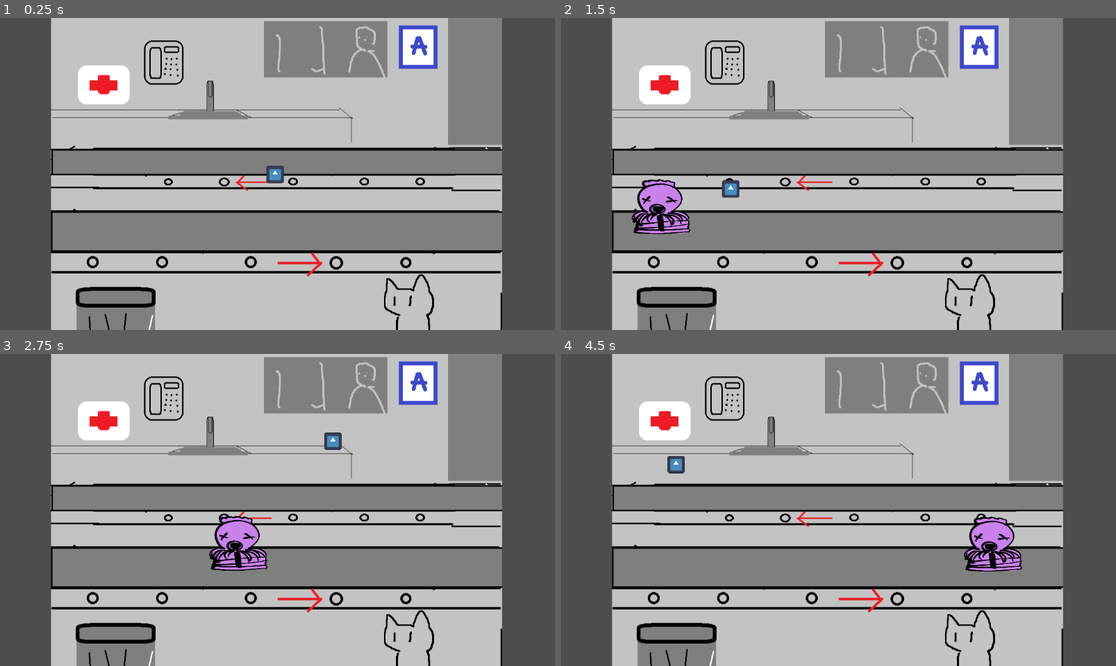
Above: before the commit, frames 1-4 (two rows, left to right).
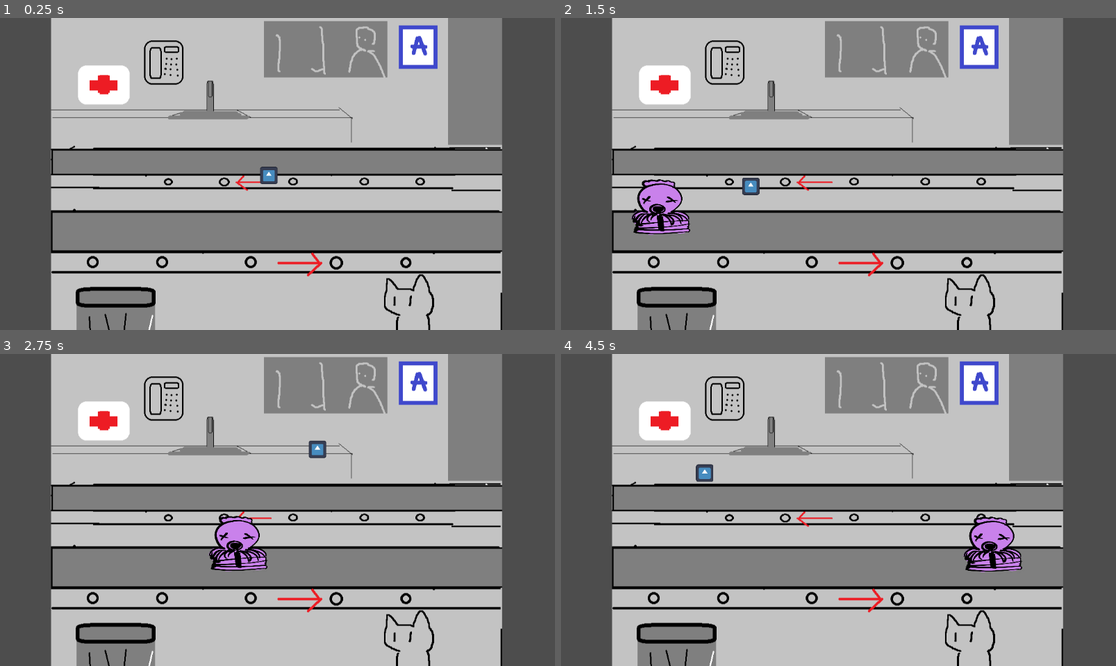
Above: after the commit, the same moments.

Repository: BUNN1E5/SDGJ-2024
Game: Godot game, scene res://levels/mockup/mockup.tscn
The game is run twice, just before and just after one commit, with the same random seed, the same clock (stepped at 60 frames per second) and the same inputs. The engine's default icon, where the game draws it, is replaced by a stand-in: a white triangle on a blue panel in a dark square.
Inputs (mouse positions are in pixels of both pictures, inside the frame that each line leads up to):
- Up to frame 1 (0.25 s): no input
- Up to frame 2 (1.5 s): move the mouse to (960, 158) at 0.52 s; click (960, 158) at 0.67 s; move the mouse to (727, 189) at 1.27 s; click (727, 189) at 1.42 s
- Up to frame 3 (2.75 s): move the mouse to (333, 441) at 2.02 s; click (333, 441) at 2.17 s
- Up to frame 4 (4.5 s): move the mouse to (810, 572) at 2.77 s; click (810, 572) at 2.92 s; move the mouse to (1005, 556) at 3.52 s; click (1005, 556) at 3.67 s; move the mouse to (672, 463) at 4.27 s; click (672, 463) at 4.42 s

The runs differ from the first frame. In frame 1, 0.2% of the frame differs, in the area x 46-52%, y 47-54%; in frame 2, 0.4%, in the area x 28-36%, y 51-58%; in frame 3, 0.3%; in frame 4, 0.4%.

Commit message:
More mouse movement stuff

Diff:
--- a/game_systems/conveyer_belt/conveyer_item.gd
+++ b/game_systems/conveyer_belt/conveyer_item.gd
@@ -2,6 +2,8 @@
 class_name ConveyerItem
 
 @export var conveyer_belt : ConveyerBelt
+var collision : Area2D
+var being_held = false
 
 #food and a plate are both conveyerItems
 
@@ -12,12 +14,22 @@
 
 # Called when the node enters the scene tree for the first time.
 func _ready():
+	self.collision = get_child(0) #get the collider (we assuming the first child)
+	self.collision.monitoring = true
+
 	self.conveyer_belt = get_parent()
 	self.loop = true
 	self.rotates = false
 	self.conveyer_belt.get_curve()
 	pass # Replace with function body.
 
+func _input(event):
+	if event is InputEventMouseButton:
+
+		pass
+
+func on_mouse_overlap():
+	pass
 # Called every frame. 'delta' is the elapsed time since the previous frame.
 func _process(delta):
 	self.progress_ratio += delta * conveyer_belt.speed
--- a/game_systems/player_control/mouse.gd
+++ b/game_systems/player_control/mouse.gd
@@ -1,14 +1,32 @@
 extends Node
 
+@export var toggle_or_hold = false
+
+
 @export var mouse_smoothness = 16
+@export_range(0, 1) var mouse_pickup_modifier = 0.1
+@export var use_modifier = false
 
 # Called when the node enters the scene tree for the first time.
 func _ready():
-	Input.set_mouse_mode(Input.MOUSE_MODE_HIDDEN)
+	#Input.set_mouse_mode(Input.MOUSE_MODE_HIDDEN)
 	pass # Replace with function body.
+
+func _input(event):
+	#mouse click and unclick
+	if event is InputEventMouseButton:
+		Input.warp_mouse(self.position)
+		if toggle_or_hold:
+			#toggle on click
+			if(event.pressed):
+				use_modifier = !use_modifier
+		else:
+			use_modifier = event.pressed #This is for holding
+
+	pass
 
 # Called every frame. 'delta' is the elapsed time since the previous frame.
 func _process(delta):
 	var mouse_pos = get_viewport().get_mouse_position()
-	self.position = self.position.lerp(mouse_pos, delta * mouse_smoothness)
+	self.position = self.position.lerp(mouse_pos, delta * mouse_smoothness * (1 if !use_modifier else mouse_pickup_modifier))
 	pass
--- a/levels/mockup/mockup.tscn
+++ b/levels/mockup/mockup.tscn
@@ -41,11 +41,6 @@
 rotates = false
 script = ExtResource("2_fwvx3")
 
-[node name="Good-octopus-sushi" type="Sprite2D" parent="SushiPath/PathFollow2D"]
-position = Vector2(-0.779663, -52)
-scale = Vector2(0.2, 0.2)
-texture = ExtResource("2_7uiju")
-
 [node name="Area2D" type="Area2D" parent="SushiPath/PathFollow2D"]
 position = Vector2(-0.779663, -52)
 scale = Vector2(0.2, 0.2)
@@ -55,8 +50,14 @@
 scale = Vector2(5, 5)
 polygon = PackedVector2Array(-53.5568, 2, 66.946, 1, 51.644, -108, -41.124, -109)
 
+[node name="Good-octopus-sushi" type="Sprite2D" parent="SushiPath/PathFollow2D"]
+position = Vector2(-0.779663, -52)
+scale = Vector2(0.2, 0.2)
+texture = ExtResource("2_7uiju")
+
 [node name="Mouse" type="Sprite2D" parent="."]
 position = Vector2(66, 409)
 scale = Vector2(0.28125, 0.28125)
 texture = ExtResource("5_ygjv5")
 script = ExtResource("6_vpumv")
+mouse_smoothness = 12
